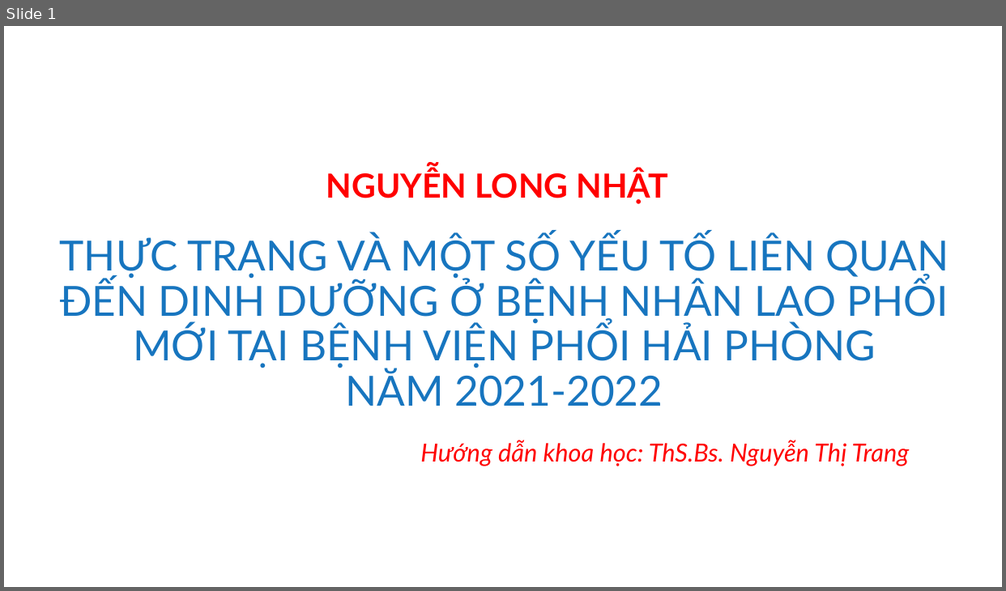
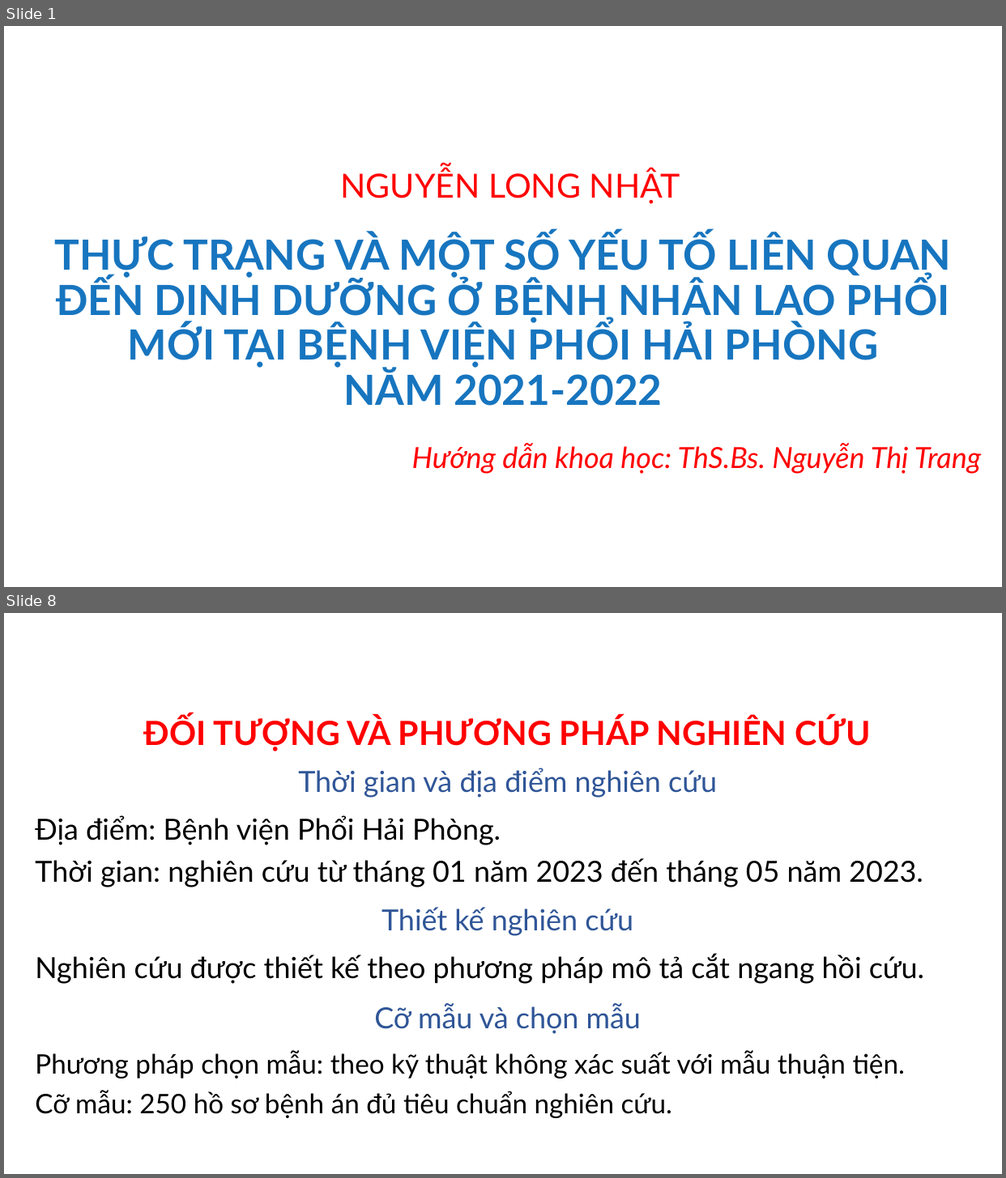
Before and after one commit to MedPocket/HPMUGraduation-thesis, a slide deck: Thuc-trang-va-mot-so-yeu-to-lien-quan-dinh-duong-BN-lao-phoi_Nhat-Nguyen.pptx. Shown one above the other, each under a label of ours: slide 1 before the commit, slides 1 and 8 after it; the slides between them are not shown. The pictures are 1006x591 and 1006x1178 pixels, drawn with LibreOffice and Linux fonts; fonts in the diff are those of the drawing; background and template pictures are left out. Boxes give left, top, right and bottom in pixels: in the first picture for what was removed or moved away, otherwise in the second. Text is boxed around its words. In the diff, an @@ line names an element or a change of style, - is before the commit and + after.

```diff
--- a/Thuc-trang-va-mot-so-yeu-to-lien-quan-dinh-duong-BN-lao-phoi_Nhat-Nguyen.pptx
+++ b/Thuc-trang-va-mot-so-yeu-to-lien-quan-dinh-duong-BN-lao-phoi_Nhat-Nguyen.pptx
@@ slide 8 added at [4, 613, 1002, 1174], background #FFFFFF @@
@@ title added at [144, 716, 870, 752], 32 pt, text #FF0000, bold @@
+ĐỐI TƯỢNG VÀ PHƯƠNG PHÁP NGHIÊN CỨU
@@ text added at [298, 768, 717, 798], 28 pt, text #2F5597 @@
+Thời gian và địa điểm nghiên cứu
@@ text added at [35, 815, 923, 888], 28 pt, text #000000 @@
+Địa điểm: Bệnh viện Phổi Hải Phòng.
+Thời gian: nghiên cứu từ tháng 01 năm 2023 đến tháng 05 năm 2023.
@@ text added at [381, 907, 633, 936], 28 pt, text #2F5597 @@
+Thiết kế nghiên cứu
@@ text added at [35, 953, 924, 984], 28 pt, text #000000 @@
+Nghiên cứu được thiết kế theo phương pháp mô tả cắt ngang hồi cứu.
@@ text added at [374, 1003, 641, 1034], 28 pt, text #2F5597 @@
+Cỡ mẫu và chọn mẫu
@@ text added at [35, 1051, 905, 1118], 25.9 pt, text #000000 @@
+Phương pháp chọn mẫu: theo kỹ thuật không xác suất với mẫu thuận tiện.
+Cỡ mẫu: 250 hồ sơ bệnh án đủ tiêu chuẩn nghiên cứu.
@@ slide 1 changed as well @@
@@ text "NGUYỄN LONG NHẬT": place and size @@
-text "NGUYỄN LONG NHẬT" at [326, 169, 669, 204]
+text "NGUYỄN LONG NHẬT" at [341, 169, 680, 204]
@@ text "NGUYỄN LONG NHẬT" at [341, 169, 680, 204]: bold off; alignment left to centre @@
@@ title "THỰC TRẠNG VÀ MỘT SỐ ..." at [55, 234, 952, 406]: bold on @@
@@ text "Hướng dẫn khoa học: ThS.Bs. ...": place and size @@
-text "Hướng dẫn khoa học: ThS.Bs. ..." at [420, 440, 910, 467]
+text "Hướng dẫn khoa học: ThS.Bs. ..." at [412, 443, 981, 474]
@@ text "Hướng dẫn khoa học: ThS.Bs. ..." at [412, 443, 981, 474]: size 24 to 28 pt; alignment left to right @@
```
Also in this commit, not shown: 46 other slides added, 1 other file.
